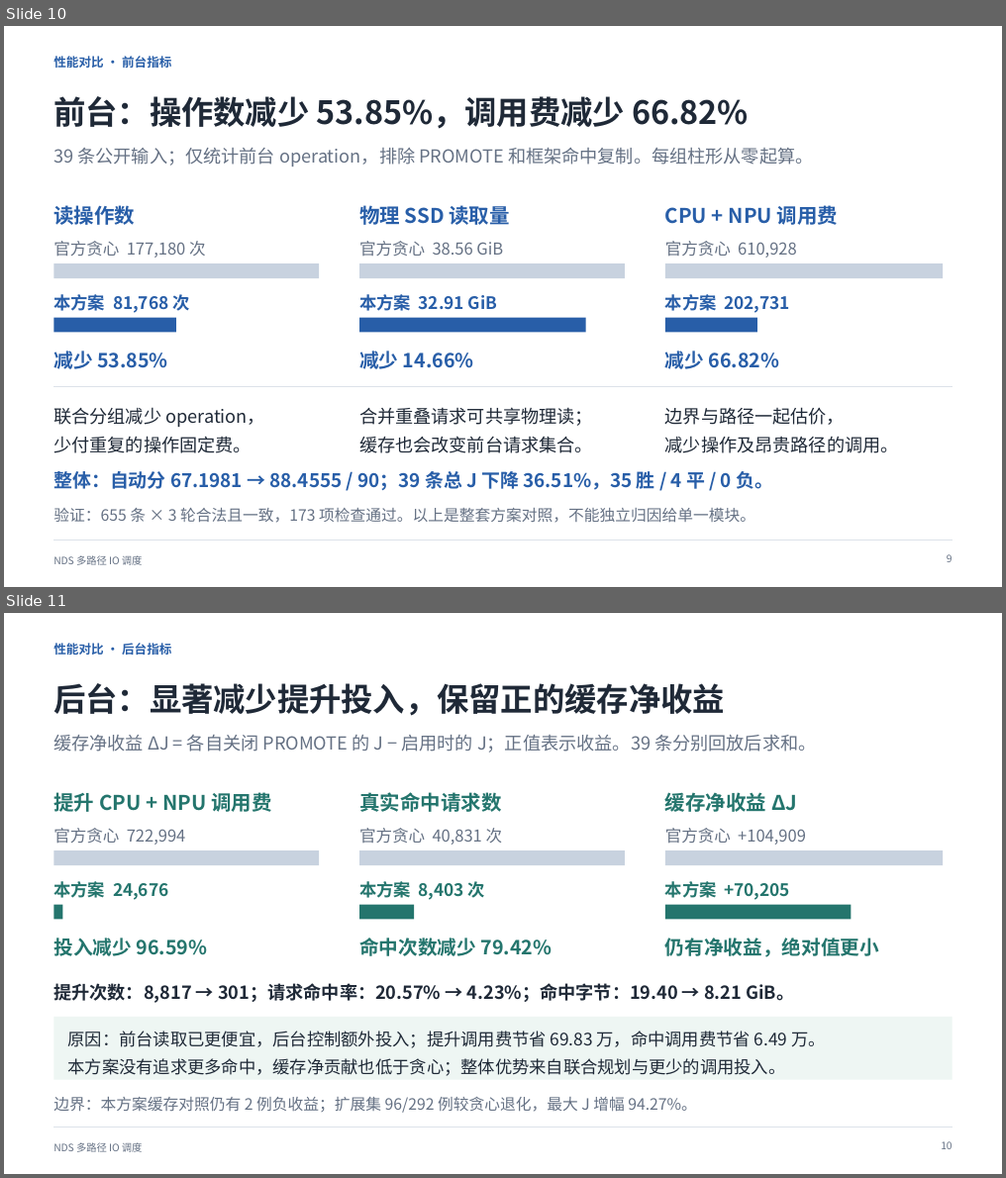
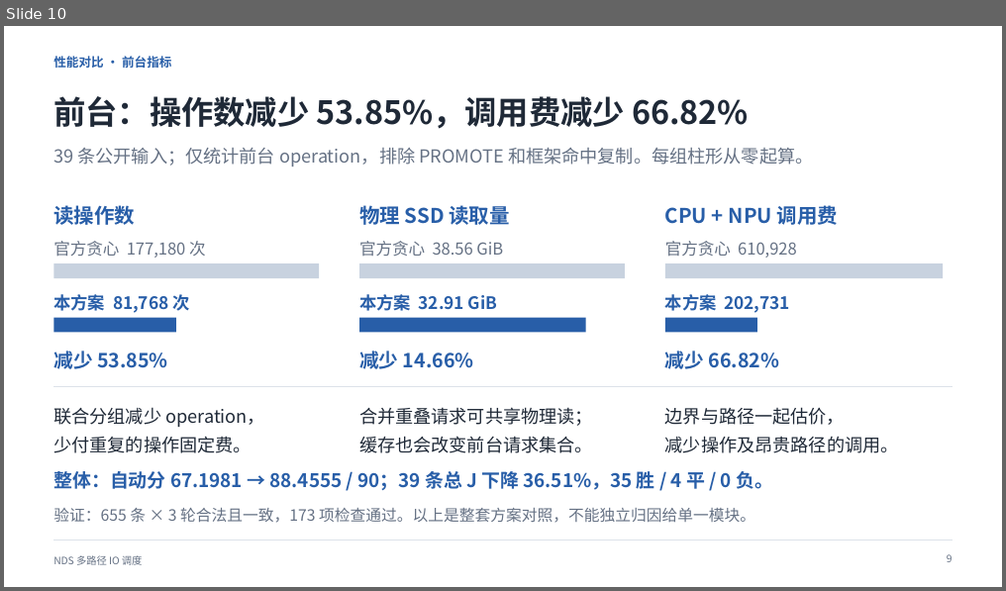
Before and after one commit to dpj135/hackathon, a slide deck: submissions/kaisennhu/07_答辩PPT/答辩介绍.pptx. Shown one above the other, each under a label of ours: slides 10 and 11 before the commit, slide 10 after it. The pictures are 1006x1178 and 1006x591 pixels, drawn with LibreOffice and Linux fonts; fonts in the diff are those of the drawing. Boxes give left, top, right and bottom in pixels: in the first picture for what was removed or moved away, otherwise in the second. Text is boxed around its words. In the diff, an @@ line names an element or a change of style, - is before the commit and + after.

```diff
--- a/submissions/kaisennhu/07_答辩PPT/答辩介绍.pptx
+++ b/submissions/kaisennhu/07_答辩PPT/答辩介绍.pptx
@@ slide 11 removed at box(4, 613, 1002, 1174), background #FFFFFF @@
@@ text removed at box(54, 643, 171, 655) @@
-性能对比 · 后台指标
@@ text removed at box(54, 683, 725, 716) @@
-后台：显著减少提升投入，保留正的缓存净收益
@@ text removed at box(54, 735, 816, 753) @@
-缓存净收益 ΔJ = 各自关闭 PROMOTE 的 J − 启用时的 J；正值表示收益。39 条分别回放后求和。
@@ text removed at box(54, 792, 272, 812) @@
-提升 CPU + NPU 调用费
@@ text removed at box(359, 792, 502, 812) @@
-真实命中请求数
@@ text removed at box(665, 792, 797, 812) @@
-缓存净收益 ΔJ
@@ text removed at box(54, 828, 186, 845) @@
-官方贪心 722,994
@@ text removed at box(359, 828, 503, 845) @@
-官方贪心 40,831 次
@@ text removed at box(665, 828, 806, 845) @@
-官方贪心 +104,909
@@ rectangle removed at box(54, 851, 319, 866) @@
@@ rectangle removed at box(359, 851, 625, 866) @@
@@ rectangle removed at box(665, 851, 943, 866) @@
@@ text removed at box(54, 881, 169, 900) @@
-本方案 24,676
@@ rectangle removed at box(54, 905, 63, 920) @@
@@ text removed at box(359, 881, 485, 900) @@
-本方案 8,403 次
@@ rectangle removed at box(359, 905, 414, 920) @@
@@ text removed at box(665, 881, 790, 900) @@
-本方案 +70,205
@@ rectangle removed at box(665, 905, 850, 920) @@
@@ text removed at box(54, 938, 207, 957) @@
-投入减少 96.59%
@@ text removed at box(359, 938, 551, 957) @@
-命中次数减少 79.42%
@@ text removed at box(665, 938, 879, 958) @@
-仍有净收益，绝对值更小
@@ text removed at box(54, 983, 794, 1003) @@
-提升次数：8,817 → 301；请求命中率：20.57% → 4.23%；命中字节：19.40 → 8.21 GiB。
@@ rectangle removed at box(54, 1017, 952, 1080) @@
@@ text removed at box(68, 1031, 826, 1076) @@
-原因：前台读取已更便宜，后台控制额外投入；提升调用费节省 69.83 万，命中调用费节省 6.49 万。
-本方案没有追求更多命中，缓存净贡献也低于贪心；整体优势来自联合规划与更少的调用投入。
@@ text removed at box(54, 1097, 697, 1113) @@
-边界：本方案缓存对照仍有 2 例负收益；扩展集 96/292 例较贪心退化，最大 J 增幅 94.27%。
@@ text removed at box(54, 1143, 142, 1153) @@
-NDS 多路径 IO 调度
@@ line removed from (54, 1128) to (952, 1128) @@
@@ text removed at box(941, 1142, 951, 1150) @@
-10
```
Also in this commit, not shown: 5 slides changed, 2 slides added, 1 other slide removed, 3 other files.
